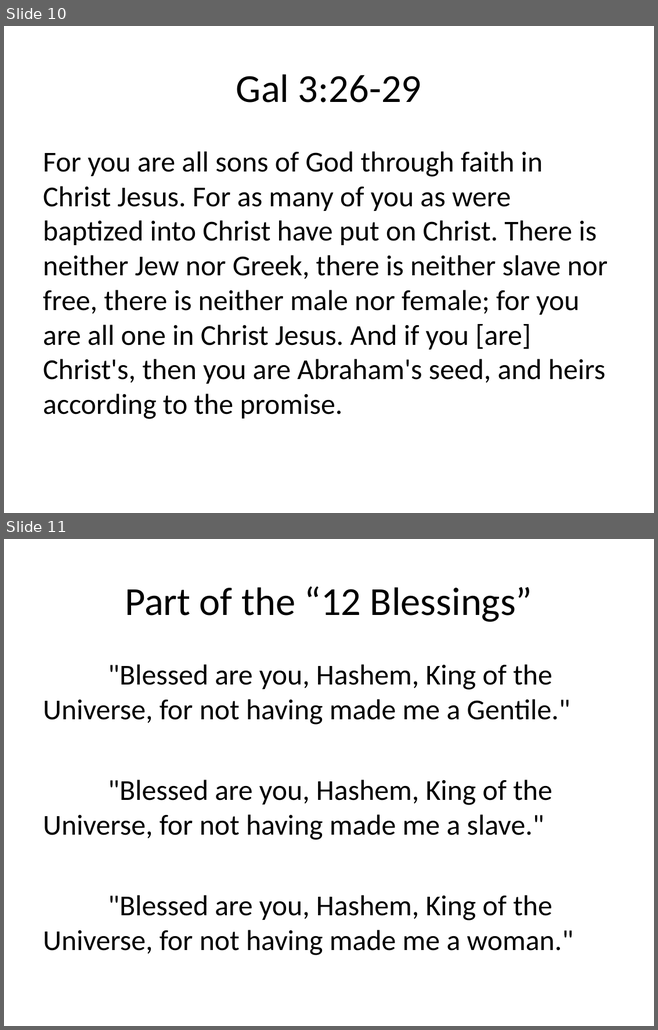
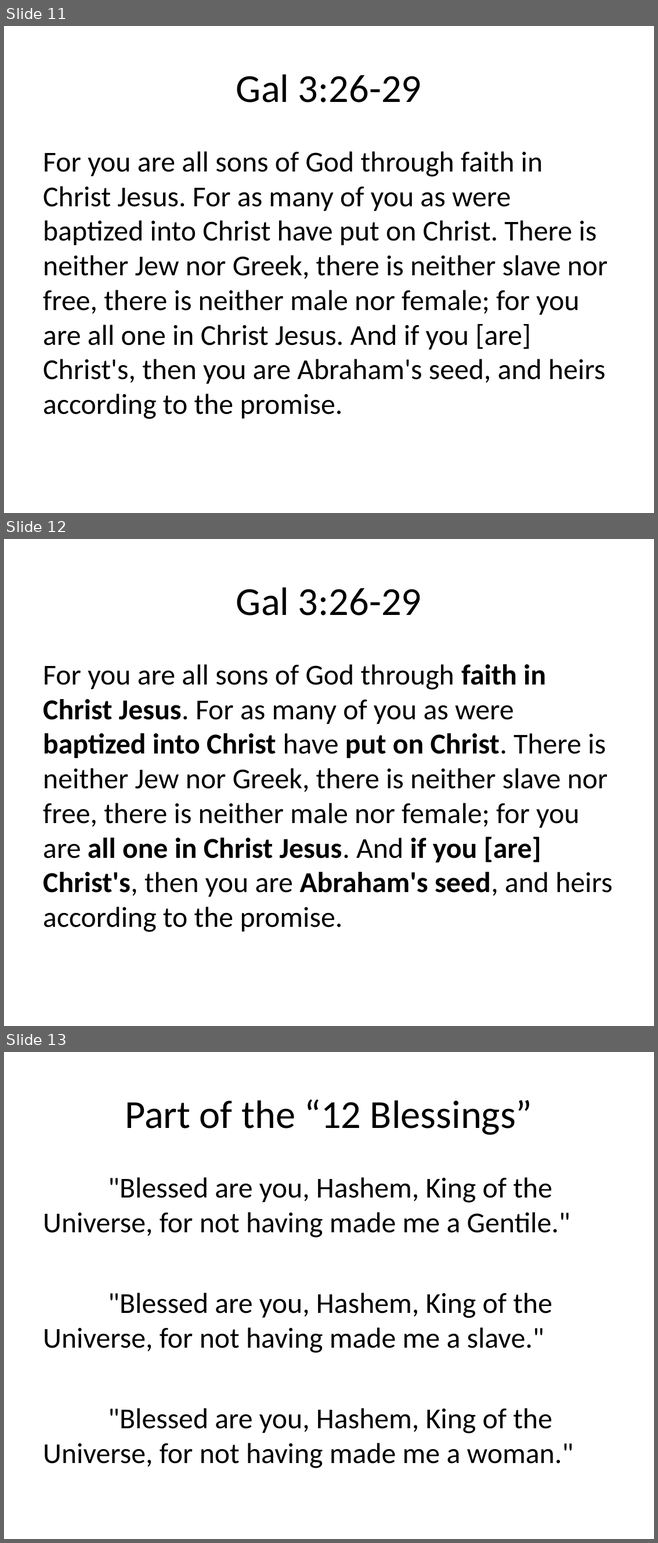
Before and after one commit to sjanhunen/dokimazo, a slide deck: presentations/ThePuzzle.pptx. Shown one above the other, each under a label of ours: slides 10 and 11 before the commit, slides 11, 12 and 13 after it. The pictures are 658x1030 and 658x1543 pixels, drawn with LibreOffice and Linux fonts; fonts in the diff are those of the drawing. Boxes give left, top, right and bottom in pixels: in the first picture for what was removed or moved away, otherwise in the second. Text is boxed around its words. In the diff, an @@ line names an element or a change of style, - is before the commit and + after.

```diff
--- a/presentations/ThePuzzle.pptx
+++ b/presentations/ThePuzzle.pptx
@@ slide 12 added at [4,539,654,1026], background #FFFFFF @@
@@ title added at [236,587,421,616], 44 pt, text #000000 @@
+Gal 3:26-29
@@ text added at [43,664,612,932], 32 pt, text #000000 @@
+For you are all sons of God through faith in Christ Jesus. For as many of you as were baptized into Christ have put on Christ. There is neither Jew nor Greek, there is neither slave nor free, there is neither male nor female; for you are all one in Christ Jesus. And if you [are] Christ's, then you are Abraham's seed, and heirs according to the promise.
@@ what was slide 10 is now slide 11 @@
@@ what was slide 11 is now slide 13 @@
```
Also in this commit, not shown: 13 slides changed, 1 other slide added.
